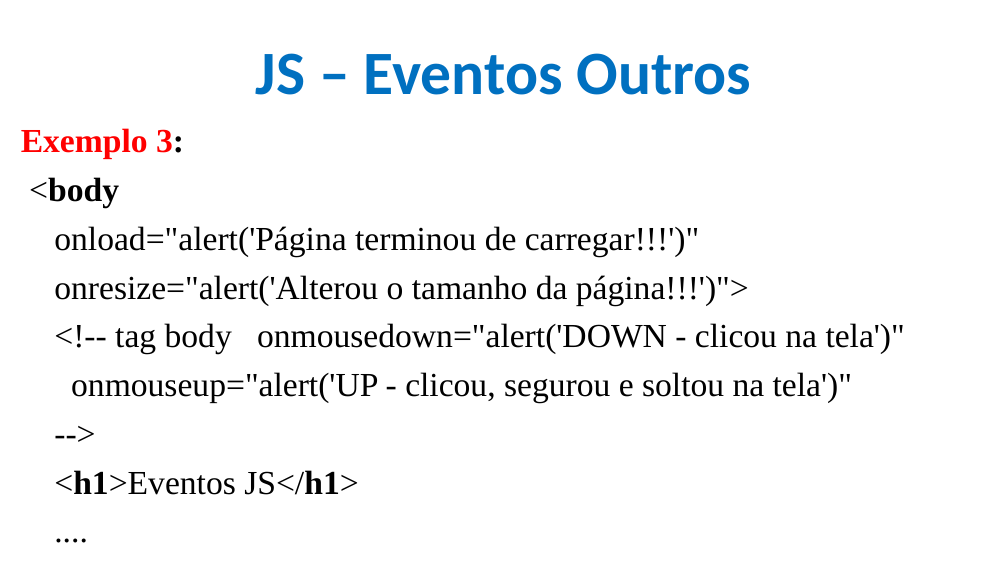
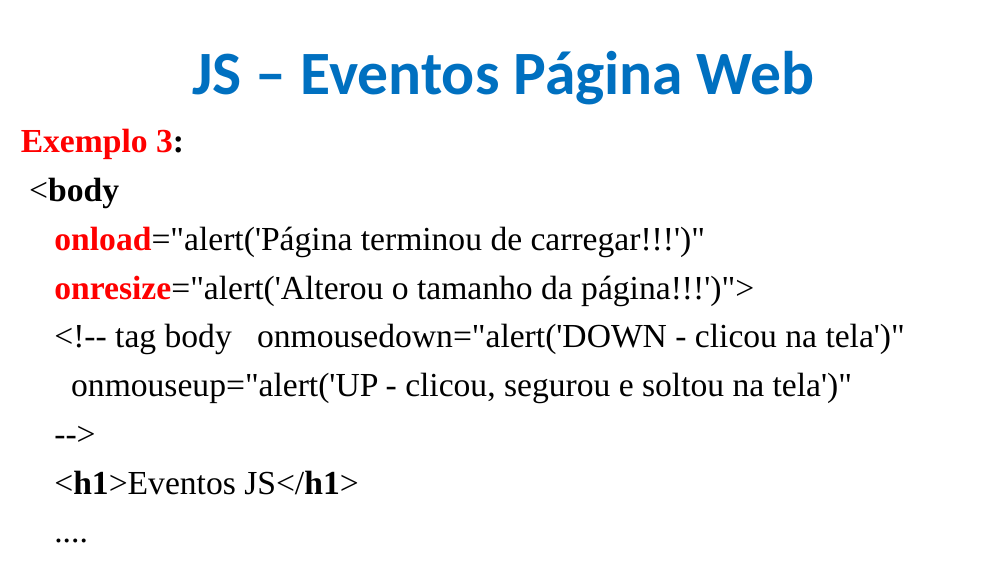
Before and after one commit to CloudEducationBrazil/WydenDesenvolvimentoWebPHP, a slide deck: slide 12 of 01 Classes/Aula 10 Desenvolvimento Web PHP - JS.pptx. Drawn at 1008x567 pixels with LibreOffice and Linux fonts; fonts in the diff are those of the drawing; background and template pictures are left out. Boxes give left, top, right and bottom in pixels: in the first picture for what was removed or moved away, otherwise in the second. Text is boxed around its words. In the diff, an @@ line names an element or a change of style, - is before the commit and + after.

```diff
--- a/01 Classes/Aula 10 Desenvolvimento Web PHP - JS.pptx
+++ b/01 Classes/Aula 10 Desenvolvimento Web PHP - JS.pptx
@@ title at (193, 50, 815, 105): text changed @@
-JS – Eventos Outros
+JS – Eventos Página Web
@@ text at (54, 226, 754, 305): text colour #000000 to #FF0000, bold on in "onload="alert('Página", "onresize="alert('Alterou" @@
```
Also in this commit, not shown: 21 other slides changed, 1 other file.
